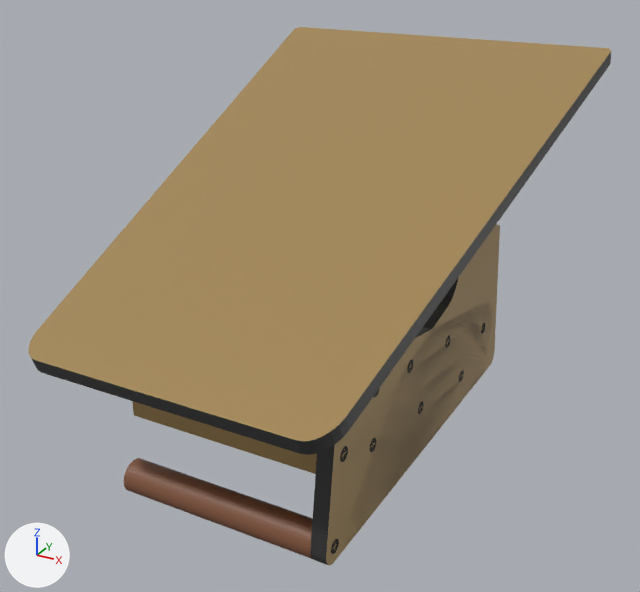
What one commit did to the Blender file 02_Hardware/BirdFeederAssembly.blend.
Before and after are seen from a 50 mm lens placed at (0.236, -0.61, 0.185), pointed at (-0.001, -0.179, -0.031). The lights are fixed; the arrows at lower left show +X, +Y and +Z.
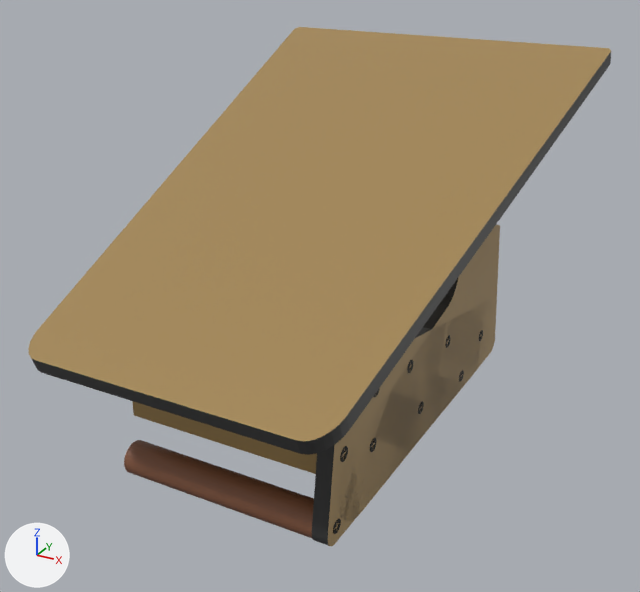
ob_screw1 is not drawn itself; it is used by a modifier of ob_plane_001.

What differs and where, as boxes [x1, y1, x2, y2] in the pictures (640 x 592 px):
'Plane.001', reshaped, modifiers changed
    before: [310, 225, 500, 565]
    after: [312, 225, 500, 546]
'Cylinder.001', moved
    before: [124, 458, 313, 559]
    after: [124, 440, 314, 538]
'Screw1.011', moved
    before: [331, 539, 339, 554]
    after: [333, 519, 341, 534]

Edits to the bpy script that builds the scene:
```text
Change me_plane_007:
    where me_plane_007.from_pydata(...)  # 8 vertices, 1 face; spans x -0.13..0.12, y -0.147..-0.01, z 0.0
    used by ob_plane_001; location = (0.06, -0.17, -0.1311); rotation_euler = (-1.571, 0.0, 1.571), in degrees (-90, 0, 90)
    me_plane_007 part 1
    me_plane_007.vertices[1].co: (-0.13, -0.01, 0.0) -> (-0.129, -0.021, 0.0)
    me_plane_007.vertices[2].co: (0.11, -0.01, 0.0) -> (0.113, -0.021, 0.0)
    me_plane_007.vertices[3].co: (0.12, -0.066, 0.0) -> (0.121, -0.065, 0.0)
    me_plane_007.vertices[6].co: (0.011, -0.01, 0.0) -> (-0.008, -0.021, 0.0)
    me_plane_007.vertices[7].co: (0.116, -0.043, 0.0) -> (0.117, -0.043, 0.0)
Change ob_plane_001:
    where _m = ob_plane_001.modifiers.new('FilletStick', 'BEVEL')
    _m.width: 0.02 -> 0.025
    _m.width_pct: 0.02 -> 0.025
Change ob_cylinder_001:
    ob_cylinder_001.location: (0.0, -0.2899, -0.1114) -> (0.0, -0.288, -0.1003)
Change ob_screw1_011:
    ob_screw1_011.location: (0.0557, -0.29, -0.1112) -> (0.0557, -0.2881, -0.1)
Change ob_screw1:
    remove ob_screw1.hide_set(True)  # its collection is switched off
```
